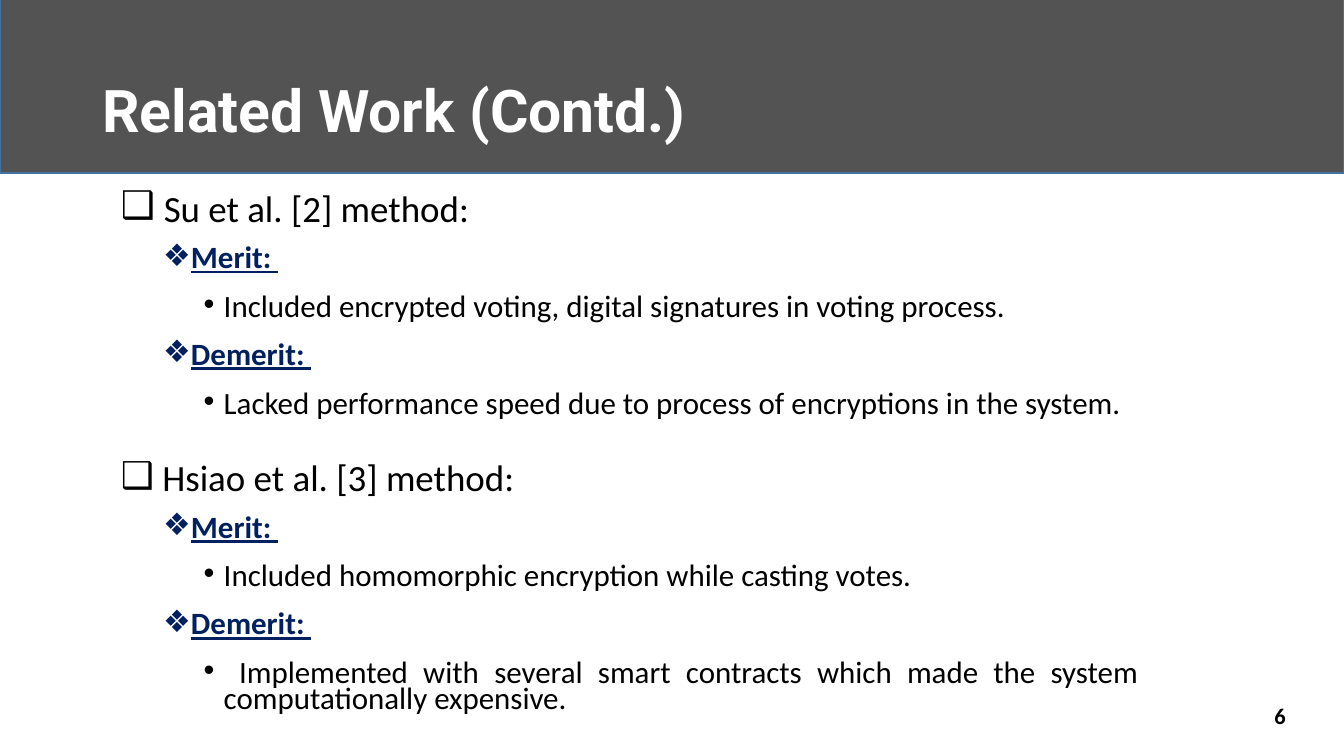
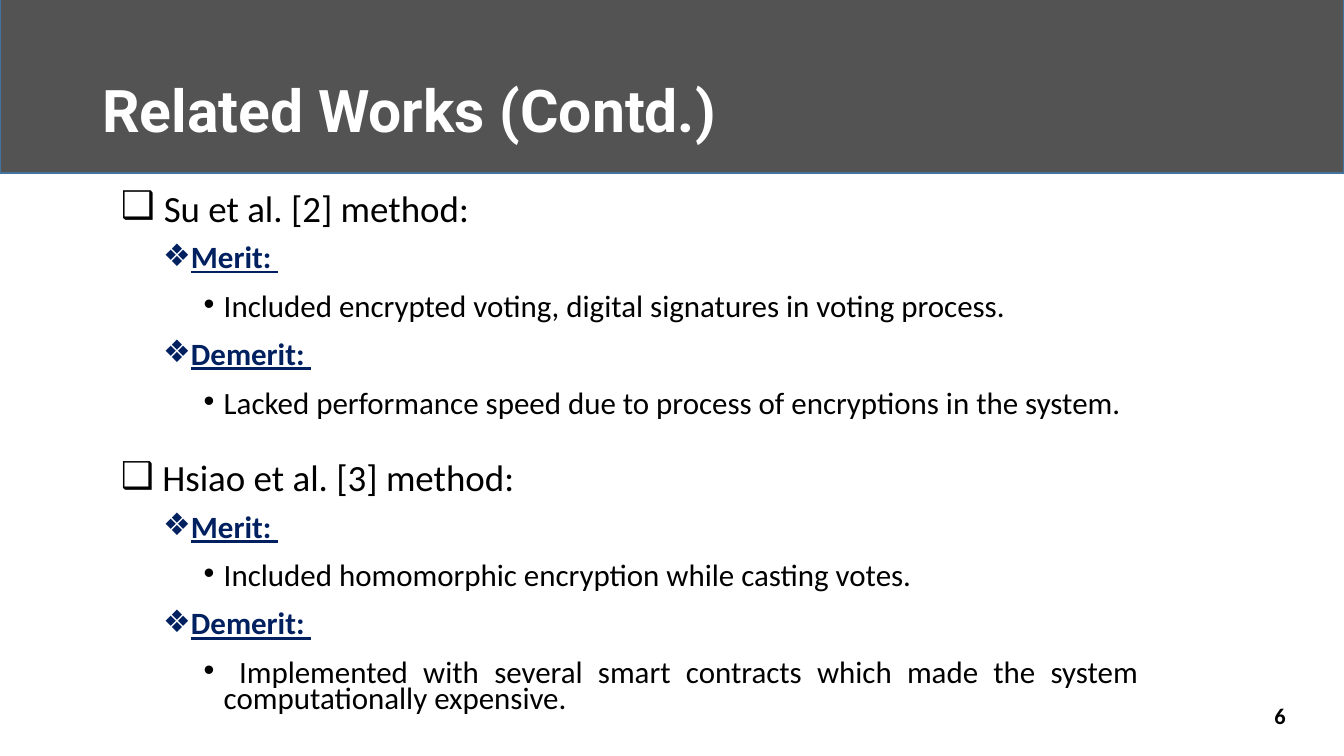
Before and after one commit to Nafi-13/Thesis, a slide deck: slide 6 of 1707013.pptx. Drawn at 1344x756 pixels with LibreOffice and Linux fonts; fonts in the diff are those of the drawing. Boxes give left, top, right and bottom in pixels: in the first picture for what was removed or moved away, otherwise in the second. Text is boxed around its words. In the diff, an @@ line names an element or a change of style, - is before the commit and + after.

```diff
--- a/1707013.pptx
+++ b/1707013.pptx
@@ title at [102, 86, 716, 145]: text changed @@
-Related Work (Contd.)
+Related Works (Contd.)
```
Also in this commit, not shown: 14 other slides changed, 1 other file.
